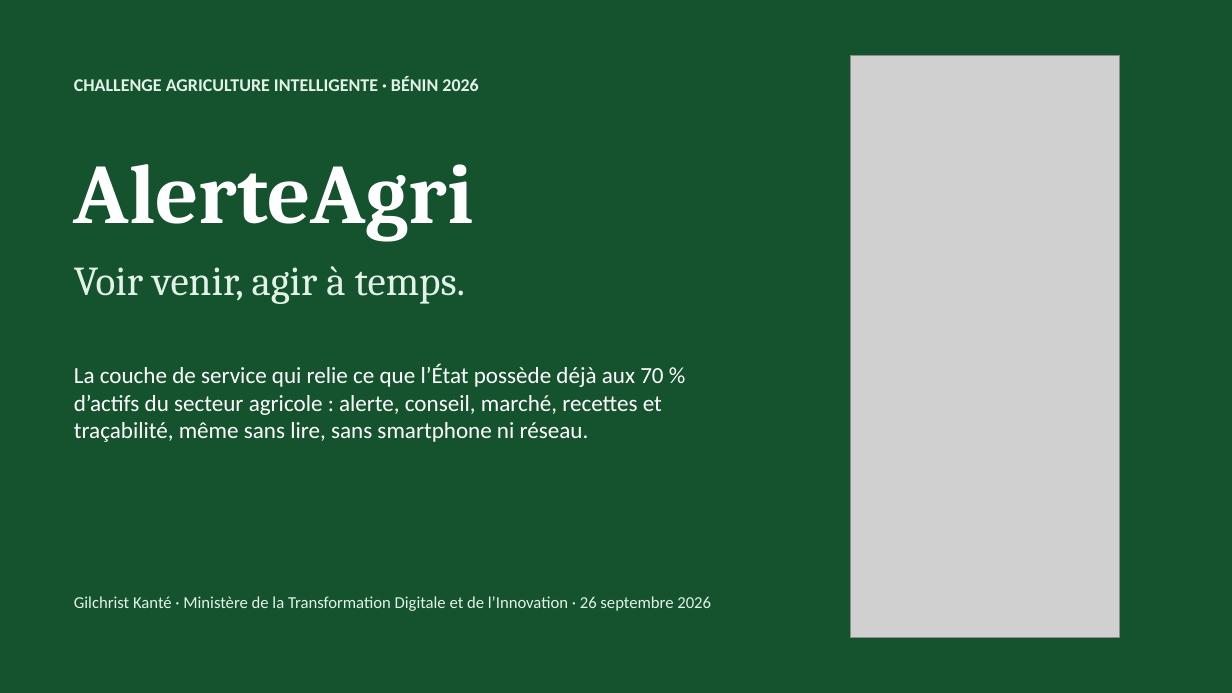
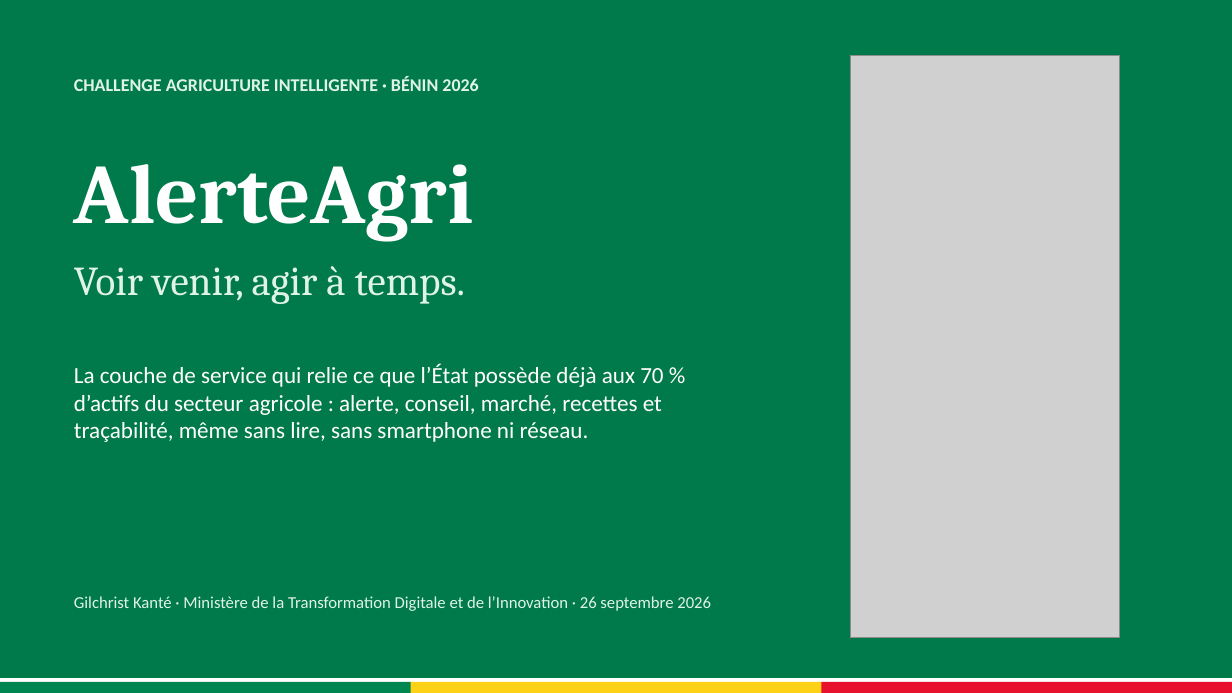
Before and after one commit to misterkante/alerteagri, a slide deck: slide 1 of docs/presentation/AlerteAgri-presentation.pptx. Drawn at 1232x693 pixels with LibreOffice and Linux fonts; fonts in the diff are those of the drawing; grey boxes stand for pictures. Boxes give left, top, right and bottom in pixels: in the first picture for what was removed or moved away, otherwise in the second. Text is boxed around its words. In the diff, an @@ line names an element or a change of style, - is before the commit and + after.

```diff
--- a/docs/presentation/AlerteAgri-presentation.pptx
+++ b/docs/presentation/AlerteAgri-presentation.pptx
@@ background #14532D to #007A4A @@
@@ text colour #E3F2E8 to #E0F3E9 in 3 elements at box(74, 77, 478, 91), box(74, 266, 465, 304), box(74, 596, 711, 611) @@
@@ rectangle added at box(0, 678, 1232, 682), fill #FFFFFF @@
@@ rectangle added at box(0, 682, 411, 693), fill #008751 @@
@@ rectangle added at box(410, 682, 822, 693), fill #FCD116 @@
@@ rectangle added at box(822, 682, 1232, 693), fill #E8112D @@
```
Also in this commit, not shown: 12 other slides changed.
